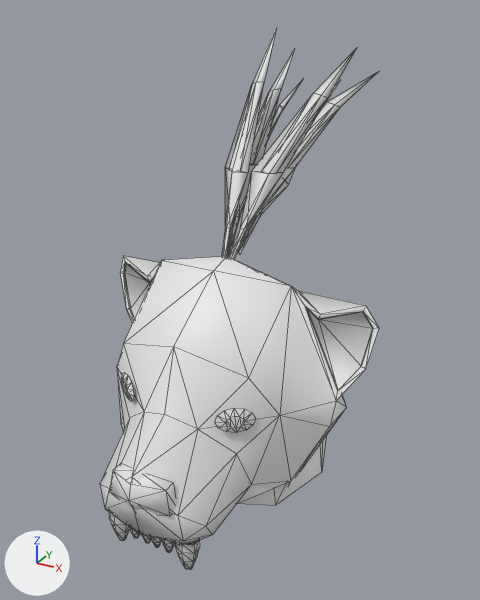
The COLLADA model art/meshes/props/helmet/maya_turbante_jaguar.dae as it was, and as the next commit left it.
Both versions are drawn from a 50 mm camera at (0.81, -1.452, 1.543) aimed at (-0.037, 0.087, 0.774). Every picture has the same lights, and +X, +Y and +Z are marked at lower left. Mesh edges are drawn as thin lines. Materials are left out; every surface is plain grey. Vertices at the same position are counted once.

In view in the first picture: 'jaguar'.
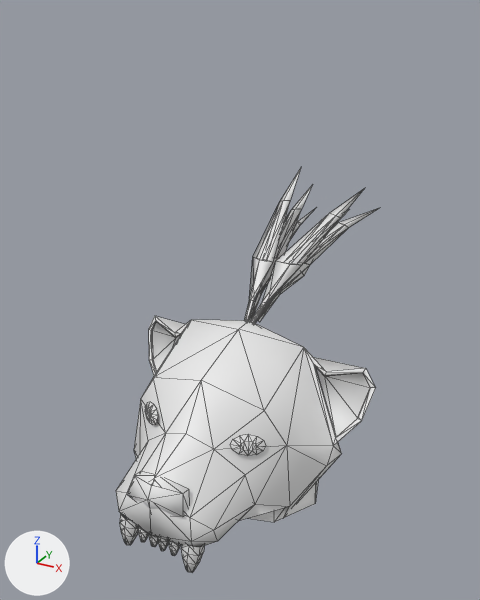
The change, as a diff of the scene's bpy script:
```diff
--- a/art/meshes/props/helmet/maya_turbante_jaguar.dae.py
+++ b/art/meshes/props/helmet/maya_turbante_jaguar.dae.py
@@ me_rome_helmet_b_geometry_002 @@
-me_rome_helmet_b_geometry_002.from_pydata(...)  # 439 vertices, 734 faces; spans x -0.399..0.399, y -0.509..0.623, z 0.283..1.493
+me_rome_helmet_b_geometry_002.from_pydata(...)  # 439 vertices, 734 faces; spans x -0.379..0.379, y -0.493..0.664, z 0.201..1.248
+# me_rome_helmet_b_geometry_002 part 1: the loose piece of 24 vertices spanning x -0.065..-0.034, y -0.449..-0.421, z 0.316..0.369 is turned -7.1 degrees about the x axis through its middle and scaled by 0.947, then moved by (0.003, -0.007, -0.058)
+# me_rome_helmet_b_geometry_002 part 2: the loose piece of 24 vertices spanning x -0.129..-0.074, y -0.452..-0.403, z 0.283..0.377 is turned -7.1 degrees about the x axis through its middle and scaled by 0.947, then moved by (0.005, -0.009, -0.058)
+# me_rome_helmet_b_geometry_002 part 3: the loose piece of 24 vertices spanning x -0.03..0.001, y -0.449..-0.421, z 0.316..0.369 is turned -7.1 degrees about the x axis through its middle and scaled by 0.947, then moved by (0.001, -0.007, -0.058)
+# me_rome_helmet_b_geometry_002 part 4: the loose piece of 24 vertices spanning x 0.034..0.065, y -0.449..-0.421, z 0.316..0.369 is turned -7.1 degrees about the x axis through its middle and scaled by 0.947, then moved by (-0.003, -0.007, -0.058)
+# me_rome_helmet_b_geometry_002 part 5: the loose piece of 24 vertices spanning x 0.074..0.129, y -0.452..-0.403, z 0.283..0.377 is turned -7.1 degrees about the x axis through its middle and scaled by 0.947, then moved by (-0.005, -0.009, -0.058)
+# me_rome_helmet_b_geometry_002 part 6: the loose piece of 24 vertices spanning x -0.001..0.03, y -0.449..-0.421, z 0.316..0.369 is turned -7.1 degrees about the x axis through its middle and scaled by 0.947, then moved by (-0.001, -0.007, -0.058)
+# me_rome_helmet_b_geometry_002 part 7: the loose piece of 90 vertices spanning x -0.399..0.399, y -0.5..0.279, z 0.352..0.957 is multiplied about its middle by the matrix ((0.948, 0.0, 0.0), (0.0, 0.94, 0.113), (0.0, -0.14, 0.94)), then moved by (0.0, 0.009, -0.122)
+# me_rome_helmet_b_geometry_002 part 8: the loose piece of 13 vertices spanning x -0.088..0.088, y -0.509..-0.439, z 0.448..0.565 is turned -7.2 degrees about the x axis through its middle and scaled by 0.948, then moved by (0.0, 0.014, -0.062)
+# me_rome_helmet_b_geometry_002 part 9: the loose piece of 24 vertices spanning x 0.118..0.2, y -0.317..-0.266, z 0.617..0.681 is multiplied about its middle by the matrix ((0.947, -0.001, 0.008), (0.0, 0.939, 0.119), (-0.008, -0.119, 0.939)), then moved by (-0.008, 0.019, -0.096)
+# me_rome_helmet_b_geometry_002 part 10: the loose piece of 24 vertices spanning x -0.2..-0.118, y -0.317..-0.266, z 0.617..0.681 is multiplied about its middle by the matrix ((0.947, 0.001, -0.008), (0.0, 0.939, 0.119), (0.008, -0.119, 0.939)), then moved by (0.008, 0.019, -0.096)
+# me_rome_helmet_b_geometry_002 part 11: 96 of the vertices in x -0.097..0.165, y -0.064..0.623, z 0.876..1.493 are multiplied about their middle by the matrix ((0.948, 0.0, 0.0), (0.0, 0.94, 0.113), (0.0, -0.14, 0.94)), then moved by (-0.002, 0.045, -0.208)
+# me_rome_helmet_b_geometry_002 part 12: 16 of 439 vertices moved; they spanned x -0.288..0.285, y -0.331..0.293, z 0.346..0.556 and now span x -0.273..0.27, y -0.33..0.253, z 0.211..0.446; mean shift (0.0, -0.02, -0.123); largest move (-0.015, 0.284, 0.529) -> (-0.014, 0.253, 0.341)
@@ ob_jaguar @@
 ob_jaguar.location = (0.0, 0.0, 0.0)
+ob_jaguar.rotation_euler = (-0.121, 0.0, 0.0)  # degrees (-6.9, 0, 0)
+ob_jaguar.scale = (1.0, 0.999, 0.896)
```

Pixel boxes [x1, y1, x2, y2] of what changed, in the pictures (480 x 600 px; the box of a moved part takes in the faces that stretch with it):
'jaguar', reshaped, turned, rescaled
    before: [100, 27, 379, 570]
    after: [116, 168, 379, 573]
part 1 of me_rome_helmet_b_geometry_002, moved or reshaped
    before: [129, 527, 139, 538]
    after: [138, 527, 149, 542]
part 2 of me_rome_helmet_b_geometry_002, moved or reshaped
    before: [109, 512, 130, 540]
    after: [120, 514, 138, 545]
part 3 of me_rome_helmet_b_geometry_002, moved or reshaped
    before: [142, 535, 151, 543]
    after: [149, 534, 158, 547]
part 4 of me_rome_helmet_b_geometry_002, moved or reshaped
    before: [161, 539, 174, 553]
    after: [168, 541, 180, 556]
part 5 of me_rome_helmet_b_geometry_002, moved or reshaped
    before: [175, 540, 200, 570]
    after: [181, 544, 205, 573]
part 6 of me_rome_helmet_b_geometry_002, moved or reshaped
    before: [151, 537, 162, 547]
    after: [158, 538, 168, 551]
part 7 of me_rome_helmet_b_geometry_002, moved or reshaped
    before: [100, 256, 379, 545]
    after: [116, 316, 375, 547]
part 8 of me_rome_helmet_b_geometry_002, moved or reshaped
    before: [109, 463, 175, 516]
    after: [127, 471, 189, 517]
part 9 of me_rome_helmet_b_geometry_002, moved or reshaped
    before: [215, 408, 256, 433]
    after: [230, 434, 266, 456]
part 10 of me_rome_helmet_b_geometry_002, moved or reshaped
    before: [121, 373, 134, 401]
    after: [145, 402, 158, 425]
part 11 of me_rome_helmet_b_geometry_002, moved or reshaped
    before: [221, 27, 378, 259]
    after: [244, 168, 379, 323]
part 12 of me_rome_helmet_b_geometry_002, moved or reshaped
    before: [239, 437, 326, 505]
    after: [250, 481, 318, 522]
